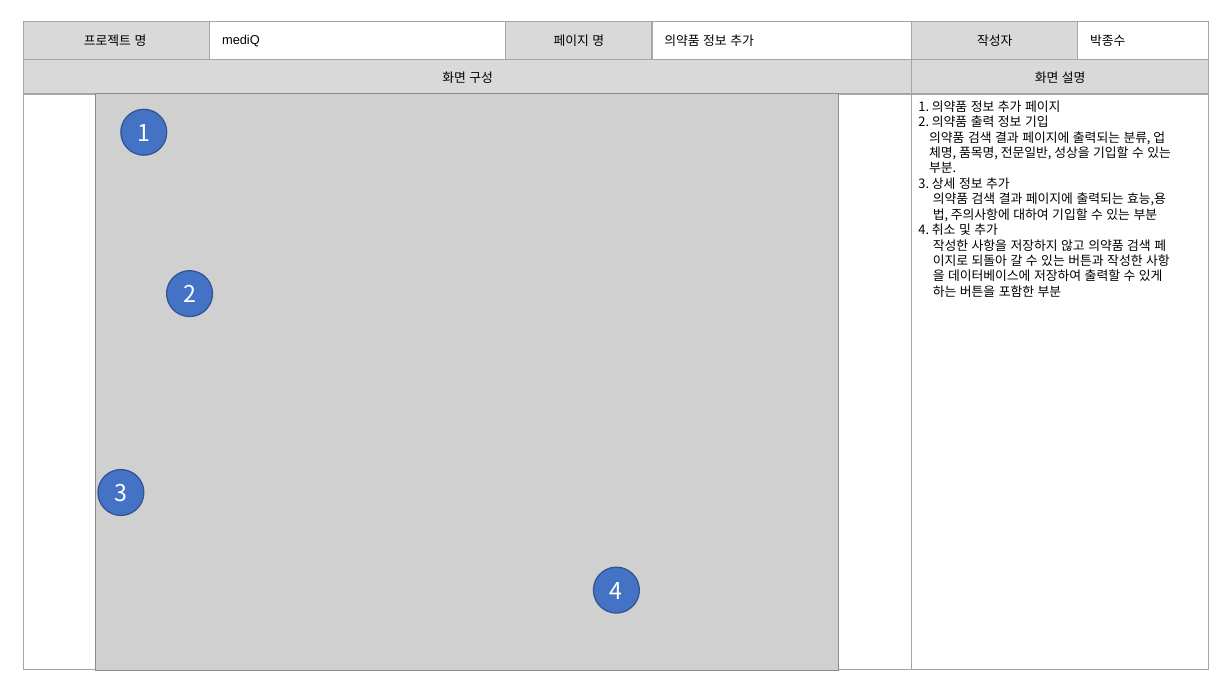
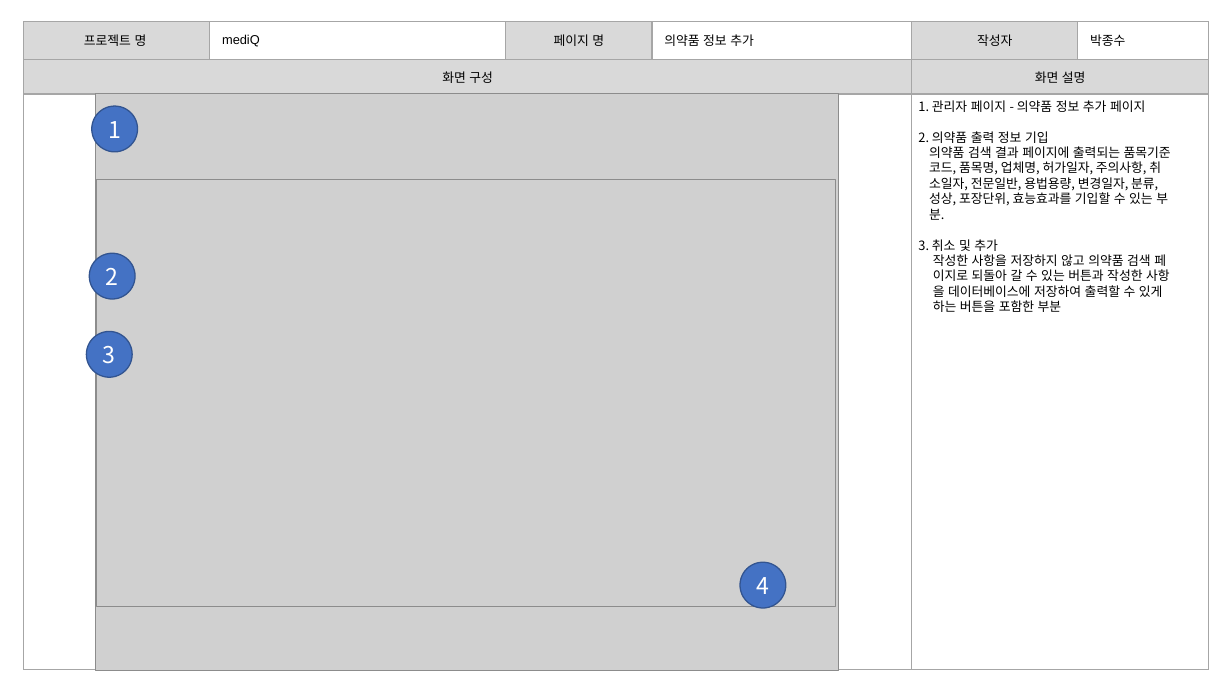
Before and after one commit to burnyst/mediQ, a slide deck: slide 42 of doc/0빅데이터분석프로젝트(공용)/[06] 스토리보드.pptx. Drawn at 1232x693 pixels with LibreOffice and Linux fonts; fonts in the diff are those of the drawing; grey boxes stand for pictures. Boxes give left, top, right and bottom in pixels: in the first picture for what was removed or moved away, otherwise in the second. Text is boxed around its words. In the diff, an @@ line names an element or a change of style, - is before the commit and + after.

```diff
--- a/doc/0빅데이터분석프로젝트(공용)/[06] 스토리보드.pptx
+++ b/doc/0빅데이터분석프로젝트(공용)/[06] 스토리보드.pptx
@@ ellipse "1": place and size @@
-ellipse "1" at box(121, 109, 167, 155)
+ellipse "1" at box(91, 106, 138, 152)
@@ text at box(918, 100, 1145, 112): text changed @@
-1. 의약품 정보 추가 페이지
+1. 관리자 페이지 - 의약품 정보 추가 페이지
@@ text at box(918, 146, 1171, 251): text changed @@
-의약품 검색 결과 페이지에 출력되는 분류, 업
-체명, 품목명, 전문일반, 성상을 기입할 수 있는
-부분.
-3. 상세 정보 추가
-의약품 검색 결과 페이지에 출력되는 효능,용
-법, 주의사항에 대하여 기입할 수 있는 부분
-4. 취소 및 추가
+의약품 검색 결과 페이지에 출력되는 품목기준
+코드, 품목명, 업체명, 허가일자, 주의사항, 취
+소일자, 전문일반, 용법용량, 변경일자, 분류,
+성상, 포장단위, 효능효과를 기입할 수 있는 부
+분.
+3. 취소 및 추가
@@ picture added at box(96, 180, 836, 607) @@
@@ ellipse "2": place and size @@
-ellipse "2" at box(166, 271, 213, 317)
+ellipse "2" at box(90, 253, 136, 299)
@@ ellipse "3": place and size @@
-ellipse "3" at box(98, 470, 144, 516)
+ellipse "3" at box(86, 332, 132, 378)
@@ ellipse "4": place and size @@
-ellipse "4" at box(593, 567, 640, 614)
+ellipse "4" at box(740, 562, 787, 608)
```
Also in this commit, not shown: 4 other slides changed.
